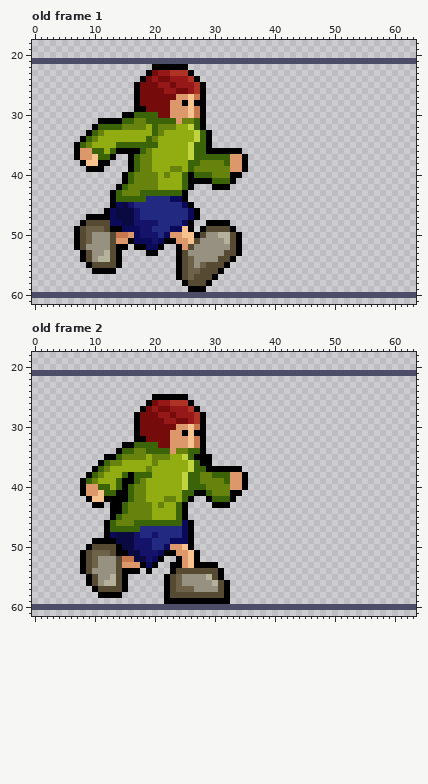
Pixel-art file -- Assets/Sprites/unmaskedGuyRun.aseprite. The first picture shows the starting point.
64x64 pixels, 2 frames. Colours within 5 levels of each other are drawn and written as one. Shown: old frame 1: x 0..63, y 18..61; old frame 2: x 0..63, y 18..61. The commit also changed other frames, which this record leaves out.
After:
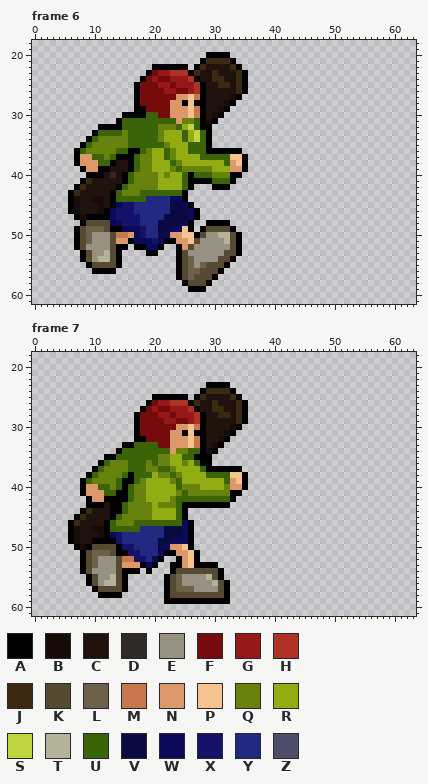
Palette (. is transparent): A #000000  B #190b08  C #20130d  D #302a27  E #969180  F #760b0b  G #961818  H #ae3325  J #3b2a11  K #574a32  L #6e6149  M #c8764c  N #dc986a  P #f6c28d  Q #67830d  R #91ad12  S #c0d440  T #b5b29c  U #3b6409  V #0a0942  W #0b0a5a  X #151369  Y #212981  Z #4d4c69
A new or re-ordered frame is compared with the old frame closest to it.
The commit says: unmasked run completed and idle improved
The edit:
frames 2 -> 10
layer "Layer 3" now hidden
layer "Layer 4" added
Frame 6 is new; against old frame 1:
y 20: x 29..32 .... -> AAAA
y 21: x 0..63 ZZZZZZZZZZZZZZZZZZZZZZZZZZZZZZZZZZZZZZZZZZZZZZZZZZZZZZZZZZZZZZZZ -> ............................AJJJJA..............................
y 22: x 27..34 ........ -> AJCCCCJA
y 23: x 27..35 ......... -> JCCJCCCJA
y 24: x 28..35 ........ -> CCJJCCJA
y 25: x 29..35 ....... -> CCJJCJA
y 26: x 29..35 ....... -> CCCCCJA
y 27: x 29..34 ...... -> CCCCBA
y 28: x 29..33 ..... -> CCCBA
y 29: x 29..32 .... -> CCBA
y 30: x 17..18 UU -> AA; x 29..31 ... -> CBA
y 31: x 11..13 AAA -> ...; x 17..18 QQ -> UU; x 29..30 .. -> BA
y 32: x 10..19 AUUUUQQQQR -> .AAAAUUUUU; x 24 R -> U; x 29 . -> A
y 33: x 9..19 AUQRRRRRRRR -> .AUUUUQUUUU; x 25 R -> U
y 34: x 8..18 AUQRRRRRRRR -> .AUQQQQQUUU; x 20..21 QR -> UQ; x 25 R -> U
y 35: x 7..15 AUQRRRRUU -> .AUQQQQQQ; x 21..22 RR -> UQ; x 26 S -> U
y 36: x 8..15 NNUURUAA -> UQQQQQUU; x 22..23 RR -> UQ; x 26 S -> U
y 37: x 10 P -> U; x 12..15 UA.. -> QUAA; x 22..23 RR -> UQ; x 26..27 SU -> RR; x 33..34 NN -> PP
y 38: x 7..15 .APPAA... -> ANNNUUACC; x 23..24 RR -> UQ; x 26..31 UUQQQQ -> RRRRRR; x 34 N -> P
y 39: x 8..10 .AA -> ANN; x 12..15 .... -> ACCC; x 24..26 QRU -> UQQ; x 30..32 QQQ -> RRR
y 40: x 9..14 ...... -> AAACDC
y 41: x 8..14 ....... -> AJCCCCC
y 42: x 7..13 ....... -> AJCCCCC
y 43: x 6..12 ....... -> AJCCCCC
y 44: x 6..12 ....... -> ABCCBBC
y 45: x 6..12 ....... -> ABCCCBC; x 15 V -> X; x 23..24 YY -> VV
y 46: x 6..11 ...... -> ABCCCB; x 14..17 VVVX -> XXXY; x 23..25 YYY -> VVV
y 47: x 7..8 .. -> AB; x 14..16 VVV -> XXX; x 22..25 YYYY -> VVVV
y 48: x 15..16 VV -> XX; x 18..24 XXXYYYY -> YYYVVVV
y 49: x 19 X -> Y; x 21..22 YY -> VV
y 50: x 19..21 XXY -> YYV
y 60: x 0..63 ZZZZZZZZZZZZZZZZZZZZZZZZZZZZZZZZZZZZZZZZZZZZZZZZZZZZZZZZZZZZZZZZ -> ................................................................
Frame 7 is new; against old frame 2:
y 21: x 0..63 ZZZZZZZZZZZZZZZZZZZZZZZZZZZZZZZZZZZZZZZZZZZZZZZZZZZZZZZZZZZZZZZZ -> ................................................................
y 23: x 29..32 .... -> AAAA
y 24: x 28..33 ...... -> AJJJJA
y 25: x 27..34 ........ -> AJCCCCJA
y 26: x 27..35 ......... -> JCCJCCCJA
y 27: x 28..35 ........ -> CCJJCCJA
y 28: x 29..35 ....... -> CCJJCJA
y 29: x 29..35 ....... -> CCCCCJA
y 30: x 29..34 ...... -> CCCCBA
y 31: x 29..33 ..... -> CCCBA
y 32: x 29..32 .... -> CCBA
y 33: x 29..31 ... -> CBA
y 34: x 17..18 QQ -> UU; x 29..30 .. -> BA
y 35: x 15..20 QQQQRQ -> UUUUUU; x 25 S -> U
y 36: x 15..22 RRRRRQRR -> QUUUQUQQ; x 25..26 RS -> QR
y 37: x 13..18 RRRRRR -> QQQUUU; x 20..23 RRRR -> QUUQ; x 26..27 SU -> RR
y 38: x 12..14 RRR -> QQQ; x 21..29 RRRRSUUQQ -> QQUQRRRRU; x 33..34 NN -> PP
y 39: x 11..13 RRR -> QQQ; x 23..31 RRSUUQQQQ -> QURRRRRRR; x 34 N -> P
y 40: x 13 R -> Q; x 24..31 RSUUUQQQ -> UQQQRRRR
y 41: x 11 P -> N; x 24 R -> Q; x 26..29 UAAU -> QQQQ
y 42: x 10..11 PP -> NN; x 22 Q -> R; x 24 R -> U; x 26..29 A..A -> UUUU
y 43: x 9 . -> A; x 12 . -> C; x 22..23 RR -> QQ; x 26..29 .... -> AAAA
y 44: x 8..12 ..... -> AJCCC
y 45: x 7..12 ...... -> AJCCCC
y 46: x 6..11 ...... -> AJCCCC
y 47: x 6..11 ...... -> ABCCBB; x 22..24 YYY -> VVV
y 48: x 6..11 ...... -> ABCCCB; x 14..17 VVVX -> XYYY; x 20 X -> Y; x 22..24 YYY -> VVV
y 49: x 6..9 .... -> ABCC; x 14..19 VVVXXX -> XYYYYY; x 21..22 YY -> VV
y 50: x 7..8 .. -> AB; x 15..19 VVXXX -> XXYYY; x 21 Y -> V
y 51: x 16..20 VVXXX -> XXYYY
y 52: x 17..19 VVX -> XXY
y 60: x 0..63 ZZZZZZZZZZZZZZZZZZZZZZZZZZZZZZZZZZZZZZZZZZZZZZZZZZZZZZZZZZZZZZZZ -> ................................................................
Boxes around the changes in both pictures, in picture pixels (x1, y1, x2, y2):
changed: (32, 52, 416, 238)
erased: (32, 292, 416, 298)
changed: (32, 370, 416, 562)
erased: (32, 604, 416, 610)
